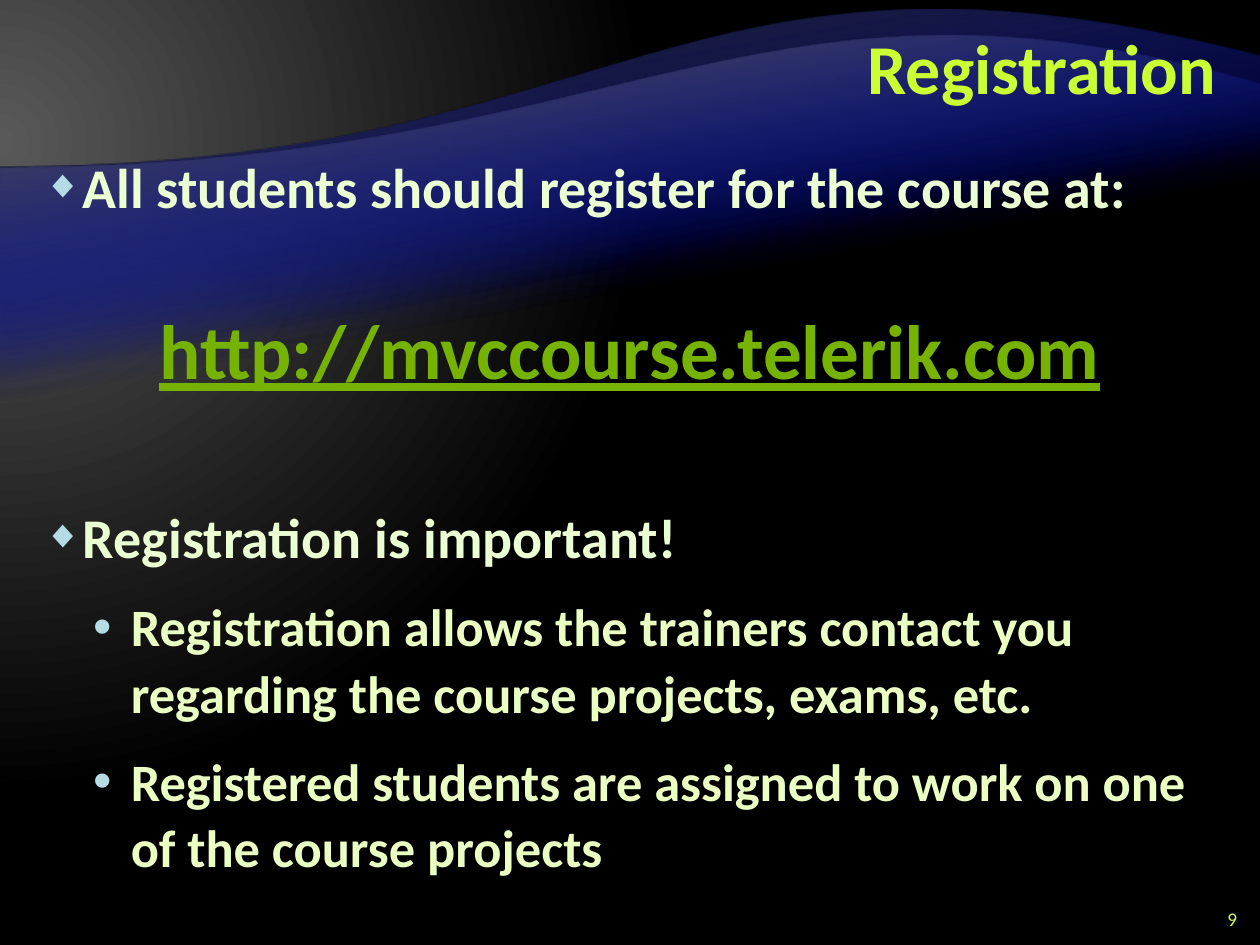
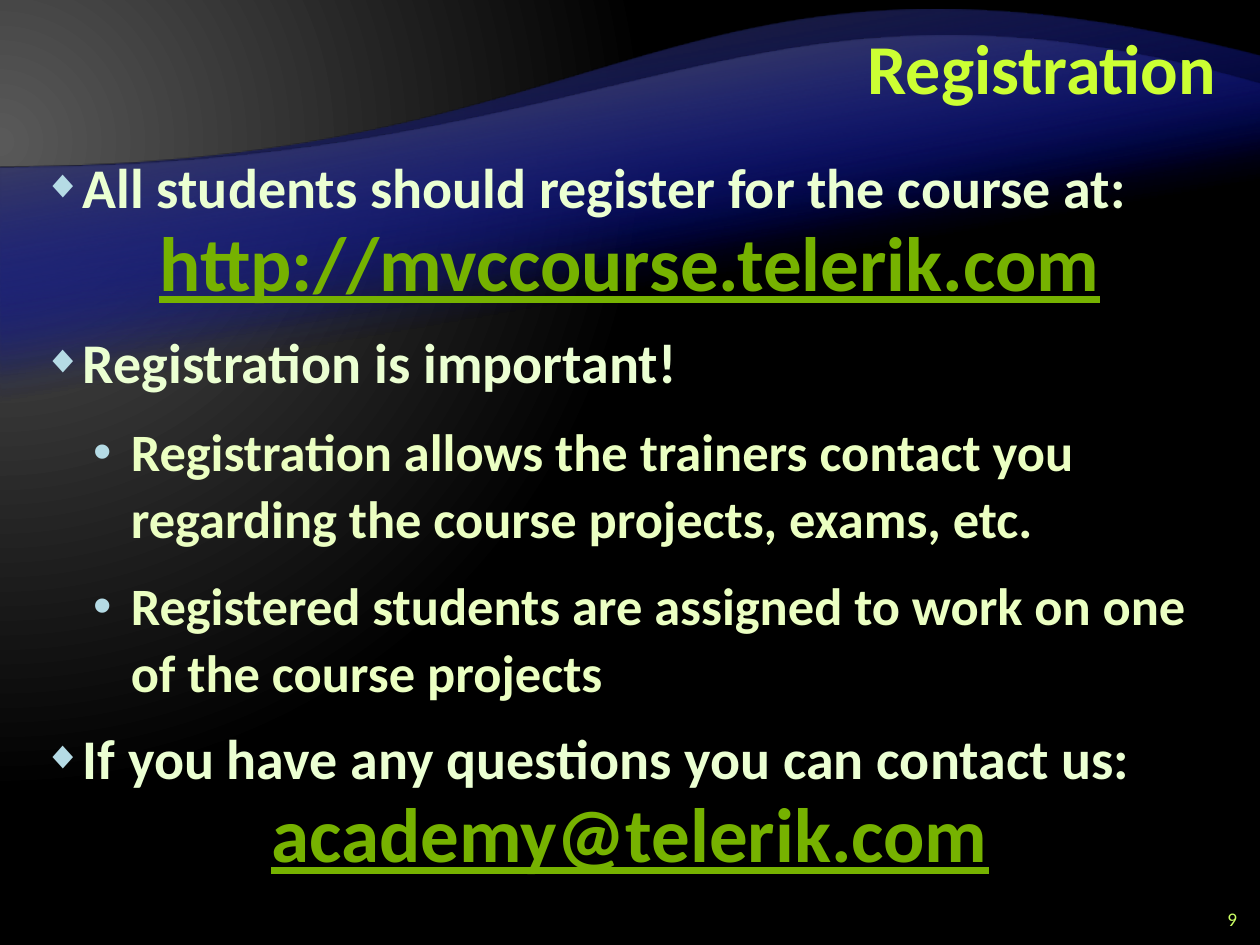
Before and after one commit to Lockheed01/aspnet-mvc-course, a slide deck: slide 9 of Lectures/0. Course Introduction/Course Introduction.pptx. Drawn at 1260x945 pixels with LibreOffice and Linux fonts; fonts in the diff are those of the drawing; background and template pictures are left out. Boxes give left, top, right and bottom in pixels: in the first picture for what was removed or moved away, otherwise in the second. Text is boxed around its words. In the diff, an @@ line names an element or a change of style, - is before the commit and + after.

```diff
--- a/Lectures/0. Course Introduction/Course Introduction.pptx
+++ b/Lectures/0. Course Introduction/Course Introduction.pptx
@@ text at (83,739,1130,874): paragraphs added @@
+◆ If you have any questions you can contact us:
+academy@telerik.com
```
